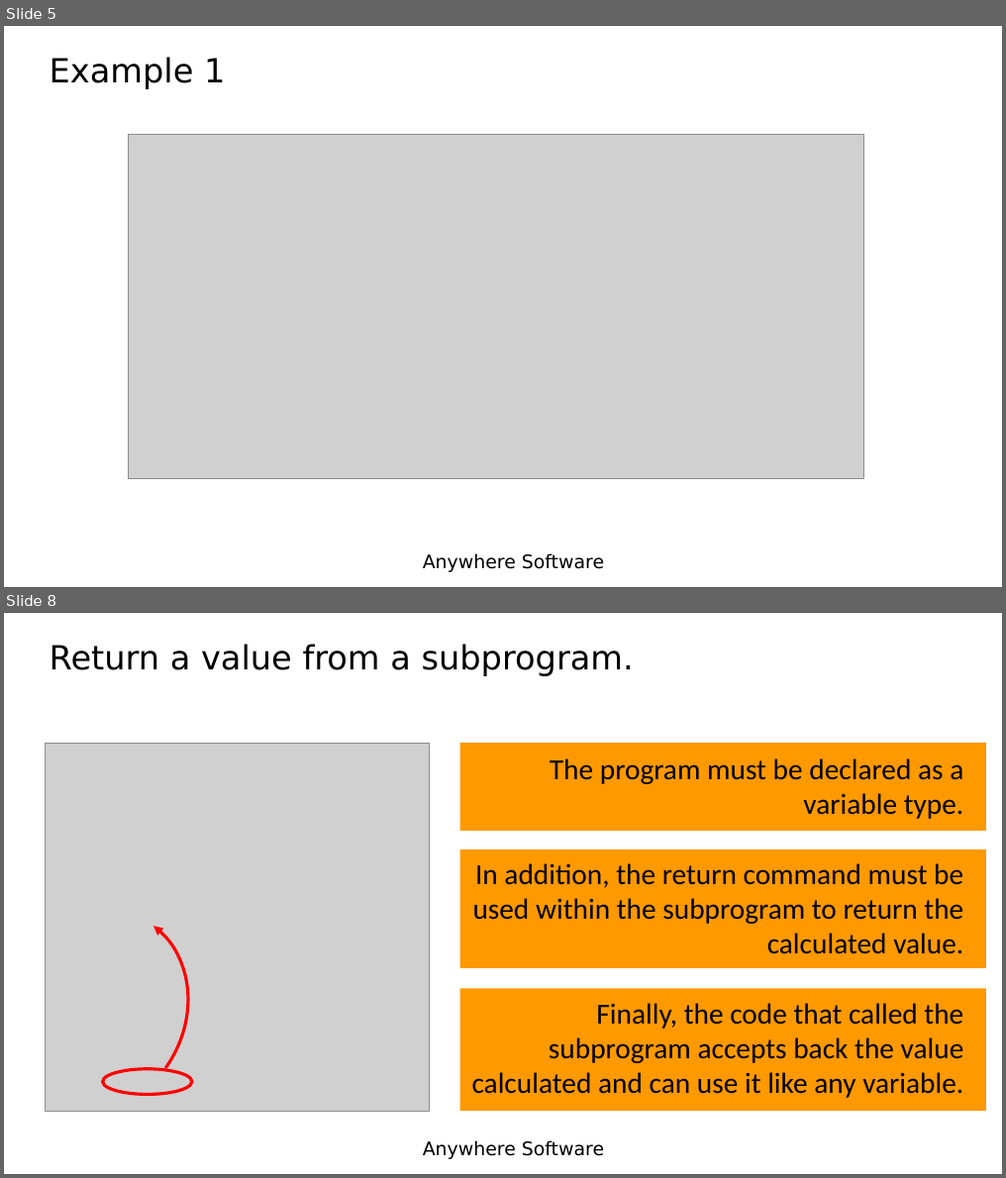
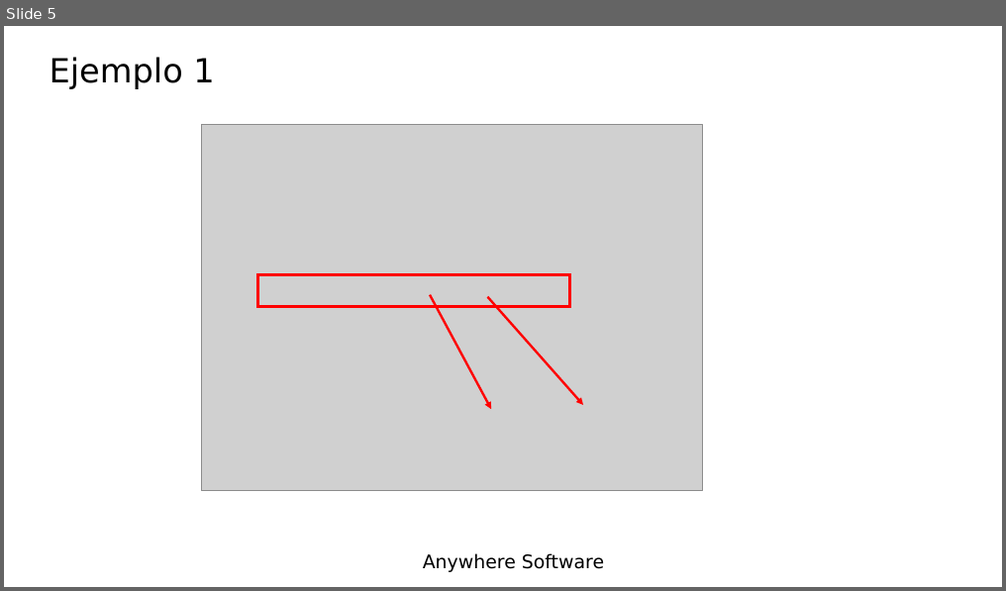
Before and after one commit to Lamashino/Teaching-B4J, a slide deck: Tema 8 - Subrutinas/Lesson8 - Subroutines.pptx. Shown one above the other, each under a label of ours: slides 5 and 8 before the commit, slide 5 after it; the slides between them are not shown. The pictures are 1006x1178 and 1006x591 pixels, drawn with LibreOffice and Linux fonts; fonts in the diff are those of the drawing; grey boxes stand for pictures; background and template pictures are left out. Boxes give left, top, right and bottom in pixels: in the first picture for what was removed or moved away, otherwise in the second. Text is boxed around its words. In the diff, an @@ line names an element or a change of style, - is before the commit and + after.

```diff
--- a/Tema 8 - Subrutinas/Lesson8 - Subroutines.pptx
+++ b/Tema 8 - Subrutinas/Lesson8 - Subroutines.pptx
@@ slide 8 removed at [4, 613, 1002, 1174], background picture (left out); not listed: 1 template element that a slide beside it also shows @@
@@ title removed at [50, 644, 634, 676] @@
-Return a value from a subprogram.
@@ picture removed at [45, 743, 430, 1111] @@
@@ rectangle removed at [460, 743, 986, 831] @@
@@ text removed at [472, 759, 964, 1098] @@
-The program must be declared as a variable type.
-In addition, the return command must be used within the subprogram to return the calculated value.
-Finally, the code that called the subprogram accepts back the value calculated and can use it like any variable.
@@ rectangle removed at [460, 850, 986, 967] @@
@@ arc (boxed as its full ellipse) removed at [4, 869, 229, 1157] @@
@@ rectangle removed at [460, 989, 986, 1112] @@
@@ ellipse removed at [103, 1069, 192, 1095] @@
@@ slide 5 changed as well @@
@@ title at [50, 57, 214, 89]: text changed @@
-Example 1
+Ejemplo 1
@@ picture: place and size @@
-picture at [129, 135, 864, 478]
+picture at [201, 125, 702, 491]
@@ rectangle added at [257, 274, 570, 307], outline #FF0000 3 pt @@
@@ arrow added from (430, 294) to (491, 409), #FF0000 2.25 pt @@
@@ arrow added from (487, 297) to (583, 405), #FF0000 2.25 pt @@
```
Also in this commit, not shown: 3 other slides changed, 7 slides added, 6 other slides removed, 2 other files.
